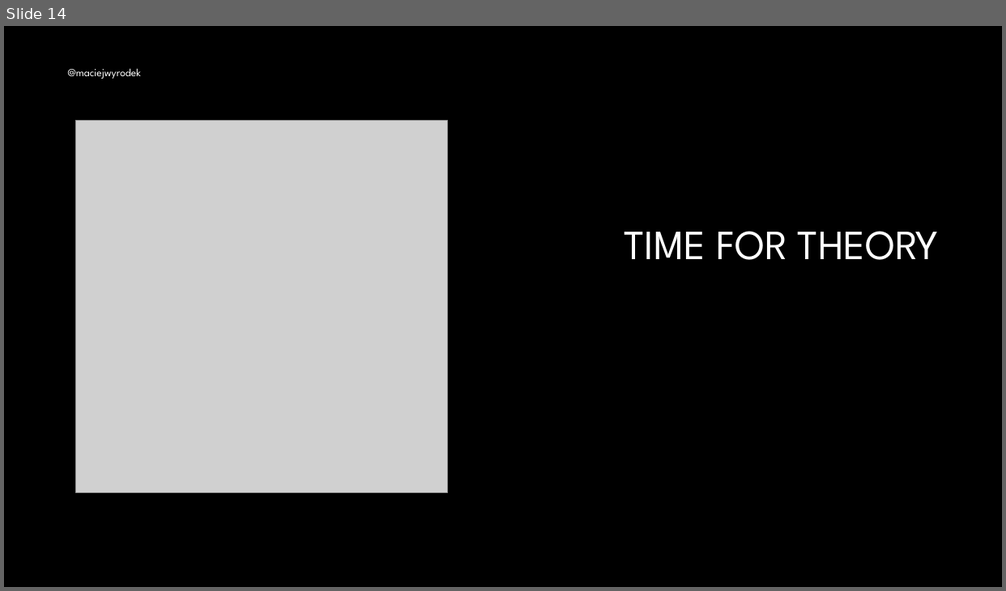
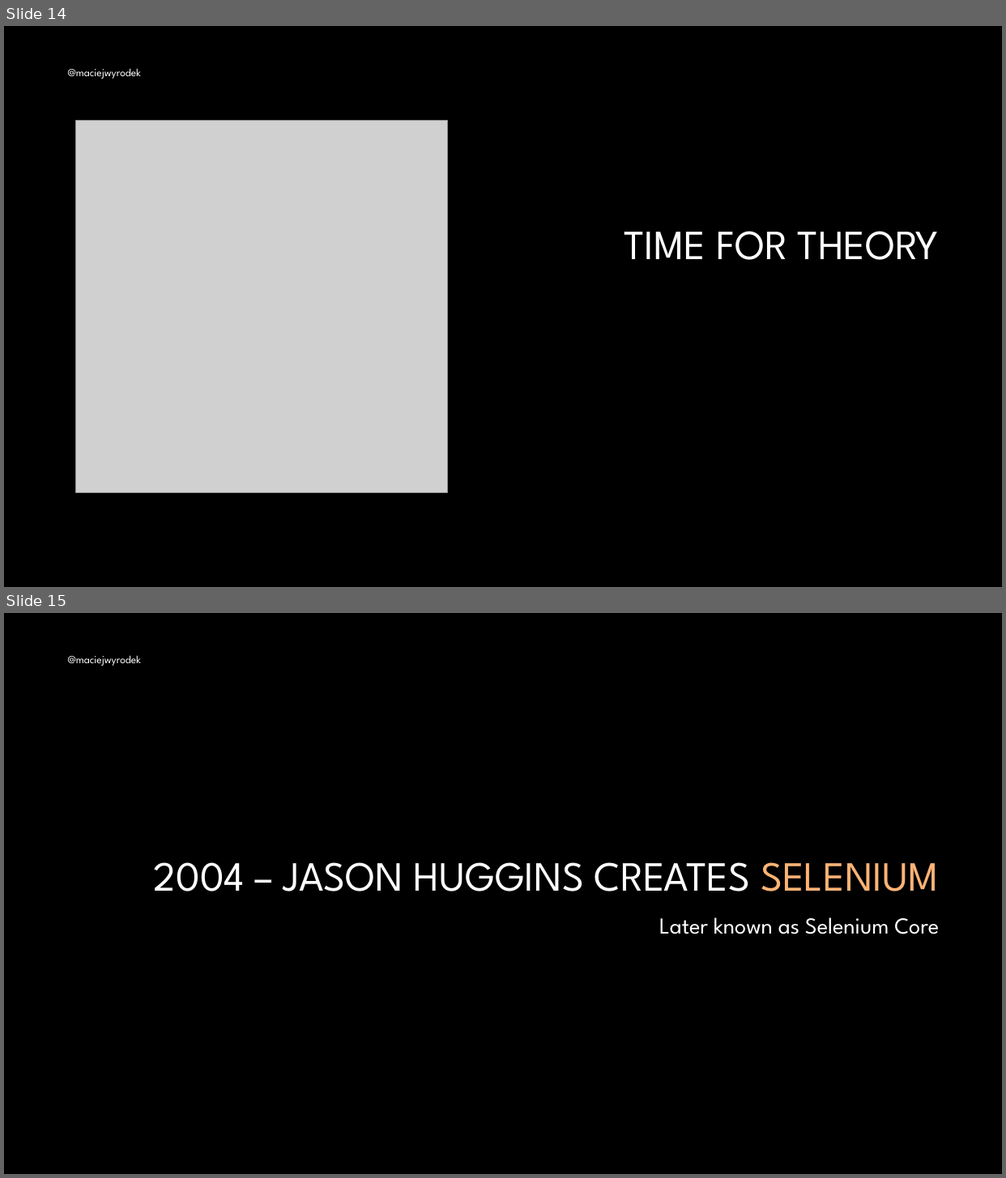
Before and after one commit to mwyrodek/SeleniumPresentation, a slide deck: docs/selenium.pptx. Shown one above the other, each under a label of ours: slide 14 before the commit, slides 14 and 15 after it. The pictures are 1006x591 and 1006x1178 pixels, drawn with LibreOffice and Linux fonts; fonts in the diff are those of the drawing; grey boxes stand for pictures; background and template pictures are left out. Boxes give left, top, right and bottom in pixels: in the first picture for what was removed or moved away, otherwise in the second. Text is boxed around its words. In the diff, an @@ line names an element or a change of style, - is before the commit and + after.

```diff
--- a/docs/selenium.pptx
+++ b/docs/selenium.pptx
@@ slide 15 added at <box>4,613,1002,1174</box>, background #000000 @@
@@ text added at <box>68,655,141,666</box>, 10.5 pt, text #FFFFFF @@
+@maciejwyrodek
@@ title added at <box>154,862,938,892</box>, 40 pt, text #FFFFFF @@
+2004 – JASON HUGGINS CREATES SELENIUM
@@ text added at <box>659,918,939,935</box>, 22 pt, text #FFFFFF @@
+Later known as Selenium Core
```
Also in this commit, not shown: 1 slide changed, 4 other slides added.
